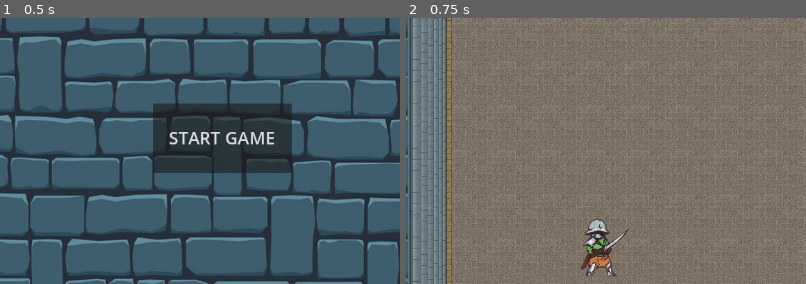
Above: before the commit, frames 1-2 (left to right).
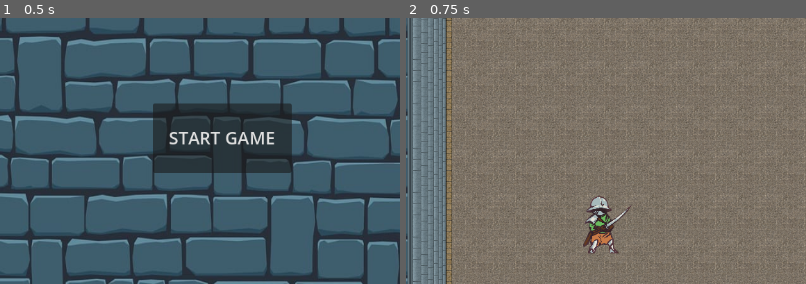
Above: after the commit, the same moments.

Repository: twobles/ecs-179-project-dungeon-dept
Game: Godot game, scene res://scenes/start_menu.tscn
Two runs of this game, one before a commit and one after it. Both use one fixed random seed, a clock stepped at 60 frames per second and the inputs below.
Inputs:
- Up to frame 1 (0.5 s): no input
- Up to frame 2 (0.75 s): click "START GAME" at 0.5 s
The pictures show only the part of the screen within x 22-72%, y 28-77%; the shares and areas given below are measured in that part.

Frame 1 is identical in both runs. In frame 2, 1.8% of the frame differs, in the area x 43-57%, y 66-97%.

Commit message:
Fixed Meshes

Diff:
--- a/dungeon_dept/scenes/behavior_trees/skeletonBehavior.tscn
+++ b/dungeon_dept/scenes/behavior_trees/skeletonBehavior.tscn
@@ -17,7 +17,7 @@
 [node name="SkeletonBehavior" type="Node2D" node_paths=PackedStringArray("blackboard", "actor")]
 script = ExtResource("1_c2tek")
 blackboard = NodePath("@Node@17267")
-actor = NodePath("..")
+actor = NodePath("")
 
 [node name="SelectorReactiveComposite" type="Node" parent="."]
 script = ExtResource("2_fgiwo")
--- a/dungeon_dept/scenes/knight.tscn
+++ b/dungeon_dept/scenes/knight.tscn
@@ -12,7 +12,7 @@
 }
 
 [sub_resource type="RectangleShape2D" id="RectangleShape2D_whq2n"]
-size = Vector2(69.0001, 112.714)
+size = Vector2(51.4285, 72.4643)
 
 [sub_resource type="CircleShape2D" id="CircleShape2D_qqfqd"]
 radius = 91.6788
@@ -23,6 +23,7 @@
 script = ExtResource("1_s5a57")
 
 [node name="Sprite2D" type="Sprite2D" parent="."]
+position = Vector2(8.57143, -94.2857)
 texture = ExtResource("2_gxehw")
 
 [node name="AnimationPlayer" type="AnimationPlayer" parent="."]
@@ -32,8 +33,8 @@
 }
 
 [node name="CollisionShape2D" type="CollisionShape2D" parent="."]
-position = Vector2(-8.57136, 68.5714)
-scale = Vector2(0.999999, 0.999999)
+position = Vector2(0, -8.57145)
+scale = Vector2(0.999998, 0.999998)
 shape = SubResource("RectangleShape2D_whq2n")
 
 [node name="NavigationAgent2D" type="NavigationAgent2D" parent="."]
@@ -43,10 +44,10 @@
 autostart = true
 
 [node name="SpacerRange" type="Area2D" parent="."]
-position = Vector2(-8.57153, 8.57141)
+position = Vector2(-8.57136, -40)
 
 [node name="CollisionShape2D" type="CollisionShape2D" parent="SpacerRange"]
-position = Vector2(0, 58)
+position = Vector2(11.4286, 34.2858)
 shape = SubResource("CircleShape2D_qqfqd")
 
 [node name="Spacer" type="Node2D" parent="."]
--- a/dungeon_dept/scenes/skeleton.tscn
+++ b/dungeon_dept/scenes/skeleton.tscn
@@ -7,8 +7,8 @@
 [ext_resource type="Script" path="res://scripts/senses.gd" id="4_ux1sv"]
 
 [sub_resource type="CapsuleShape2D" id="CapsuleShape2D_e2aai"]
-radius = 47.0
-height = 130.0
+radius = 42.0
+height = 86.0001
 
 [sub_resource type="RectangleShape2D" id="RectangleShape2D_plj5v"]
 size = Vector2(100, 205.5)
@@ -136,33 +136,35 @@
 script = ExtResource("1_eml38")
 
 [node name="CollisionShape2D2" type="CollisionShape2D" parent="."]
-position = Vector2(72, 106)
+position = Vector2(-1, -40)
 scale = Vector2(0.999999, 0.999999)
 shape = SubResource("CapsuleShape2D_e2aai")
 
 [node name="HurtBox" type="Area2D" parent="."]
 
 [node name="CollisionShape2D" type="CollisionShape2D" parent="HurtBox"]
-position = Vector2(63, 45)
+position = Vector2(-4, -61)
 shape = SubResource("RectangleShape2D_plj5v")
 
 [node name="HitBox" type="Area2D" parent="."]
 
 [node name="CollisionShape2D" type="CollisionShape2D" parent="HitBox"]
-position = Vector2(-50, 45)
+position = Vector2(-122, -107)
 shape = SubResource("RectangleShape2D_njxbq")
 script = ExtResource("3_x1scl")
-unflipped_position = Vector2(-50, 45)
-flipped_position = Vector2(180, 45)
+unflipped_position = Vector2(110, -107)
+flipped_position = Vector2(-120, -107)
 
 [node name="Sprite2D" type="Sprite2D" parent="."]
+position = Vector2(-72, -169)
 texture = ExtResource("2_hvyhe")
 offset = Vector2(0, 40)
 hframes = 5
 vframes = 4
 frame = 7
 script = ExtResource("3_x1scl")
-flipped_position = Vector2(126, 0)
+unflipped_position = Vector2(60, -169)
+flipped_position = Vector2(-72, -169)
 
 [node name="AnimationPlayer" type="AnimationPlayer" parent="."]
 libraries = {
@@ -176,30 +178,32 @@
 autostart = true
 
 [node name="spacer_radius" type="Area2D" parent="."]
-position = Vector2(73, 47)
+position = Vector2(0, -49)
 collision_layer = 7
 collision_mask = 7
 
 [node name="CollisionShape2D" type="CollisionShape2D" parent="spacer_radius"]
-position = Vector2(0, 58)
+position = Vector2(0, -6)
 shape = SubResource("CircleShape2D_qqfqd")
 
 [node name="Spacer" type="Node2D" parent="."]
 position = Vector2(73, 47)
 
-[node name="SkeletonBehavior" parent="." node_paths=PackedStringArray("blackboard") instance=ExtResource("3_b00pm")]
-blackboard = NodePath("@Node@44945")
+[node name="SkeletonBehavior" parent="." node_paths=PackedStringArray("blackboard", "actor") instance=ExtResource("3_b00pm")]
+blackboard = NodePath("@Node@95033")
+actor = NodePath("..")
 
 [node name="Senses" type="Area2D" parent="."]
 position = Vector2(0, -47)
 script = ExtResource("4_ux1sv")
 
 [node name="CollisionShape2D" type="CollisionShape2D" parent="Senses"]
-position = Vector2(66, 98)
+position = Vector2(0, 2)
 shape = SubResource("CircleShape2D_teaah")
 
 [node name="Cooldown" type="Timer" parent="."]
 
+[connection signal="CharacterDirectionChange" from="." to="HitBox/CollisionShape2D" method="_on_skeleton_character_direction_change"]
 [connection signal="CharacterDirectionChange" from="." to="Sprite2D" method="_on_skeleton_character_direction_change"]
 [connection signal="body_entered" from="spacer_radius" to="." method="_on_spacer_radius_body_entered"]
 [connection signal="body_exited" from="spacer_radius" to="." method="_on_spacer_radius_body_exited"]
--- a/dungeon_dept/scripts/bh/bh_attack.gd
+++ b/dungeon_dept/scripts/bh/bh_attack.gd
@@ -4,5 +4,5 @@
 	actor.toggle_navigation(false)
 	actor.walking = false
 	actor.attacking = true
-	print("attacking: ", actor.attacking )
+	#print("attacking: ", actor.attacking )
 	return SUCCESS
--- a/dungeon_dept/scripts/entity.gd
+++ b/dungeon_dept/scripts/entity.gd
@@ -171,6 +171,7 @@
 
 func check_melee_range() -> bool:
 	var cur_pos = global_position
+	print(cur_pos.distance_to(enemy.global_position), " <= ", melee_range)
 	return cur_pos.distance_to(enemy.global_position) <= melee_range
 
 
@@ -207,13 +208,13 @@
 	print(animations.is_playing())
 	if attacking:
 		#nimation_tree["parameters/conditions/attack"] = true
-		print("attack: ", attacking)
-		print("playing: ",animations.is_playing())
+		#print("attack: ", attacking)
+		#print("playing: ",animations.is_playing())
 		animations.play("attack")
 		attacking = false
 		#nimation_tree["parameters/conditions/attack"] = false
 	elif walking:
-		print("walking")
+		#print("walking")
 		animations.play("walking")
 	#else:
 		##animation_tree["parameters/conditions/walking"] = false
--- a/dungeon_dept/scripts/entity_facing.gd
+++ b/dungeon_dept/scripts/entity_facing.gd
@@ -9,3 +9,4 @@
 		position = flipped_position
 	elif Entity.Facing.RIGHT == facing:
 		position = unflipped_position
+	#print("sprite pos: ", position)
--- a/dungeon_dept/scripts/skeleton.gd
+++ b/dungeon_dept/scripts/skeleton.gd
@@ -3,4 +3,4 @@
 
 func _ready() -> void:
 	team = 1
-	melee_range = 30
+	melee_range = 40
